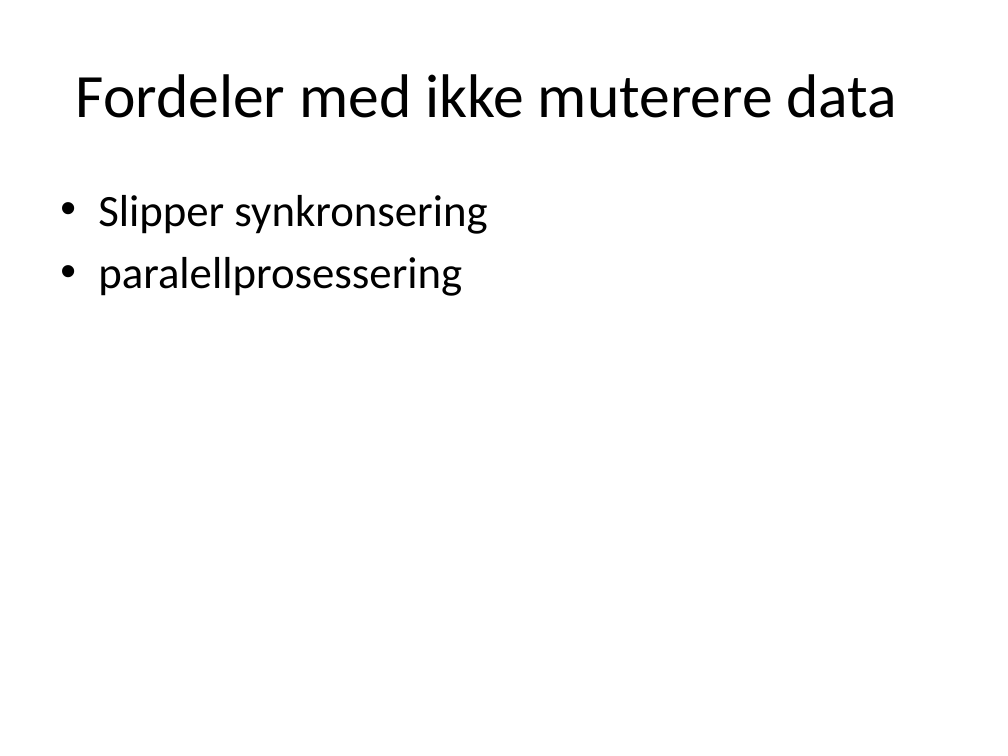
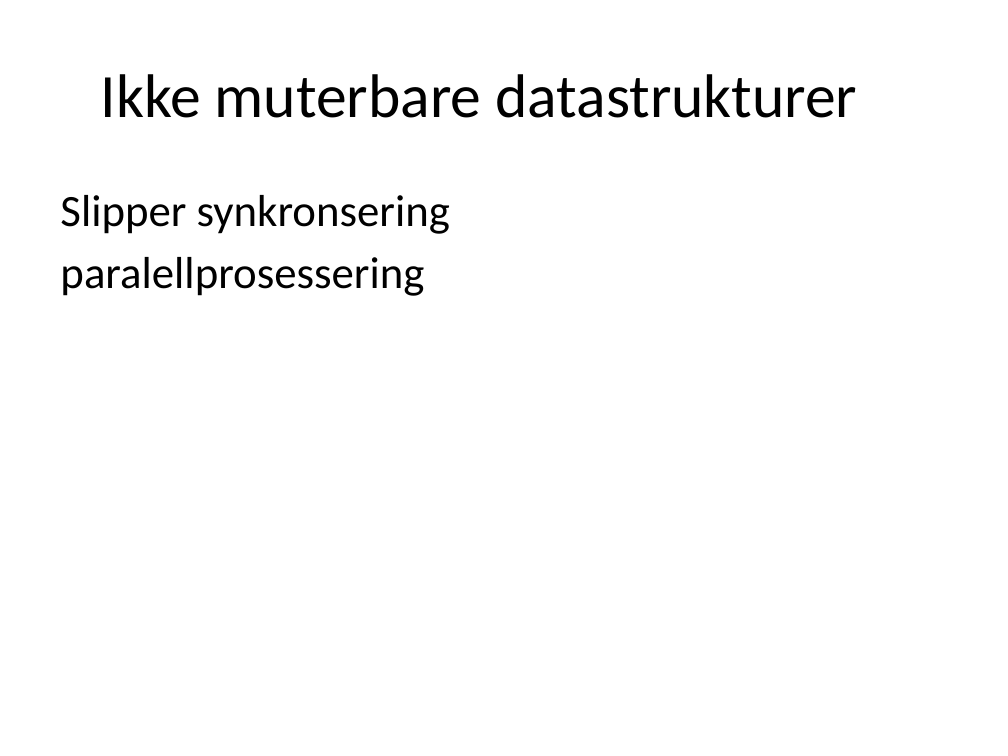
Before and after one commit to janeriksvendsen/functionalprogramming0, a slide deck: slide 6 of presentation/FunctionalProgramming0.pptx (slide 5 before the commit). Drawn at 1008x756 pixels with LibreOffice and Linux fonts; fonts in the diff are those of the drawing. Boxes give left, top, right and bottom in pixels: in the first picture for what was removed or moved away, otherwise in the second. Text is boxed around its words. In the diff, an @@ line names an element or a change of style, - is before the commit and + after.

```diff
--- a/presentation/FunctionalProgramming0.pptx
+++ b/presentation/FunctionalProgramming0.pptx
@@ title at (x1=101, y1=74, x2=857, y2=118): text changed @@
-Fordeler med ikke muterere data
+Ikke muterbare datastrukturer
@@ text "Slipper synkronsering" at (x1=60, y1=195, x2=450, y2=296): bullet • to none @@
```
Also in this commit, not shown: 2 other slides changed, 11 slides added, 3 slides removed, 1 other file.
